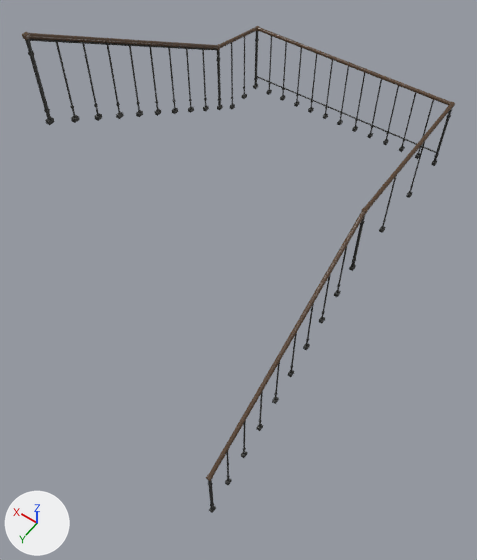
Two versions of the glTF model game/assets/props/stair_ironwork_public.glb, one commit apart.
Camera for both pictures: a 50 mm camera at (-1.58, 1.64, 7.11) aimed at (0.98, -1.96, 1.47). Lighting does not change. The marker at lower left points along +X, +Y and +Z. The picture after the commit comes second.

The scene before the commit, as lines of its bpy script (objects in view):
```python
me_cube_001 = bpy.data.meshes.new('Cube.001')
me_cube_001.from_pydata(...)  # 6648 vertices, 12816 faces; spans x -0.02..2.67, y -4.61..0.03, z -0.46..3.47
me_cube_001.materials.append(mat_cast_iron)  # dark grey #424240
me_cube_005 = bpy.data.meshes.new('Cube.005')
me_cube_005.from_pydata(...)  # 496 vertices, 948 faces; spans x -0.02..2.67, y -4.61..0.03, z -0.02..3.06
me_cube_005.materials.append(mat_wood_dark)  # brown #57402c
ob_ironwork_cast_iron = bpy.data.objects.new('Ironwork_cast_iron', me_cube_001)
ob_ironwork_cast_iron.location = (0.03, -0.14, 0.61)
ob_ironwork_wood_dark = bpy.data.objects.new('Ironwork_wood_dark', me_cube_005)
ob_ironwork_wood_dark.location = (0.03, -0.14, 1.04)
```
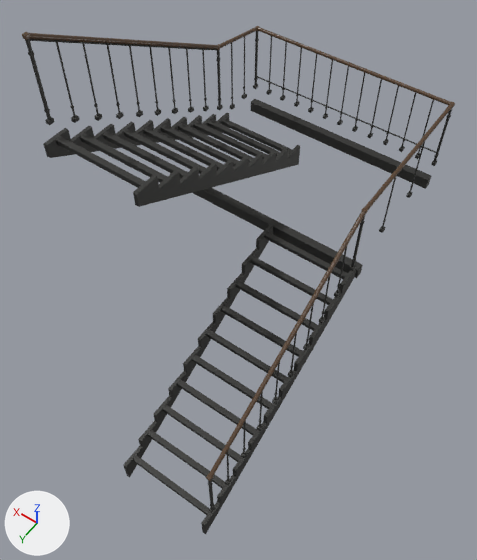
Boxes [x1, y1, x2, y2] around the edits, measured in the pictures (477 x 560 px):
'StairStructure', added: after [43, 99, 431, 534]

What changed in the scene script:
```text
Add me_notchedstringer:
    me_notchedstringer.from_pydata(...)  # 2464 vertices, 4824 faces; spans x 0.01..2.69, y -4.73..0.0, z -0.3..3.05
    me_notchedstringer.materials.append(mat_cast_iron)  # dark grey #424240
Add ob_stairstructure:
    ob_stairstructure = bpy.data.objects.new('StairStructure', me_notchedstringer)
    ob_stairstructure.location = (0.0, 0.0, 0.0)
```
